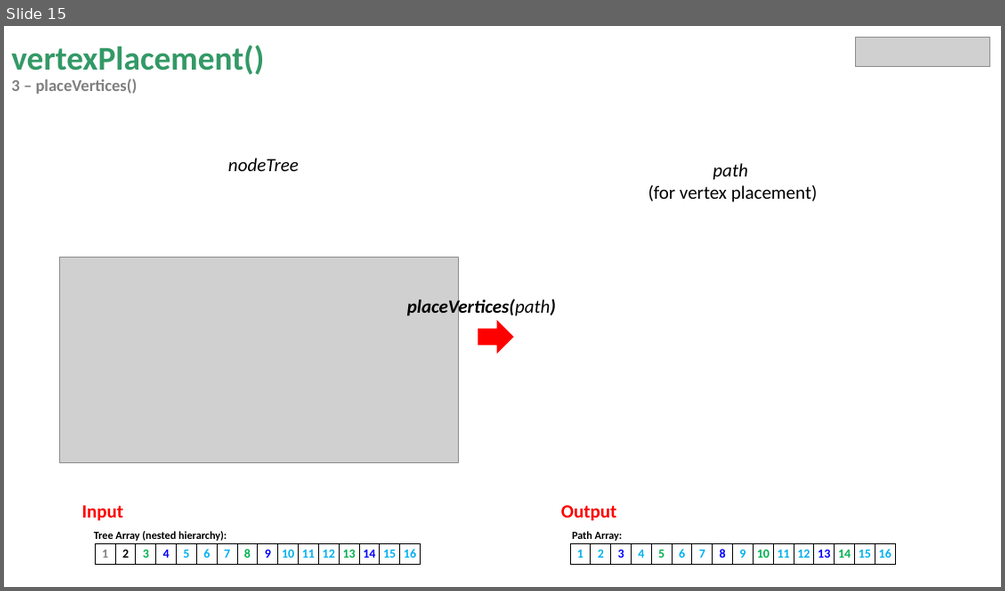
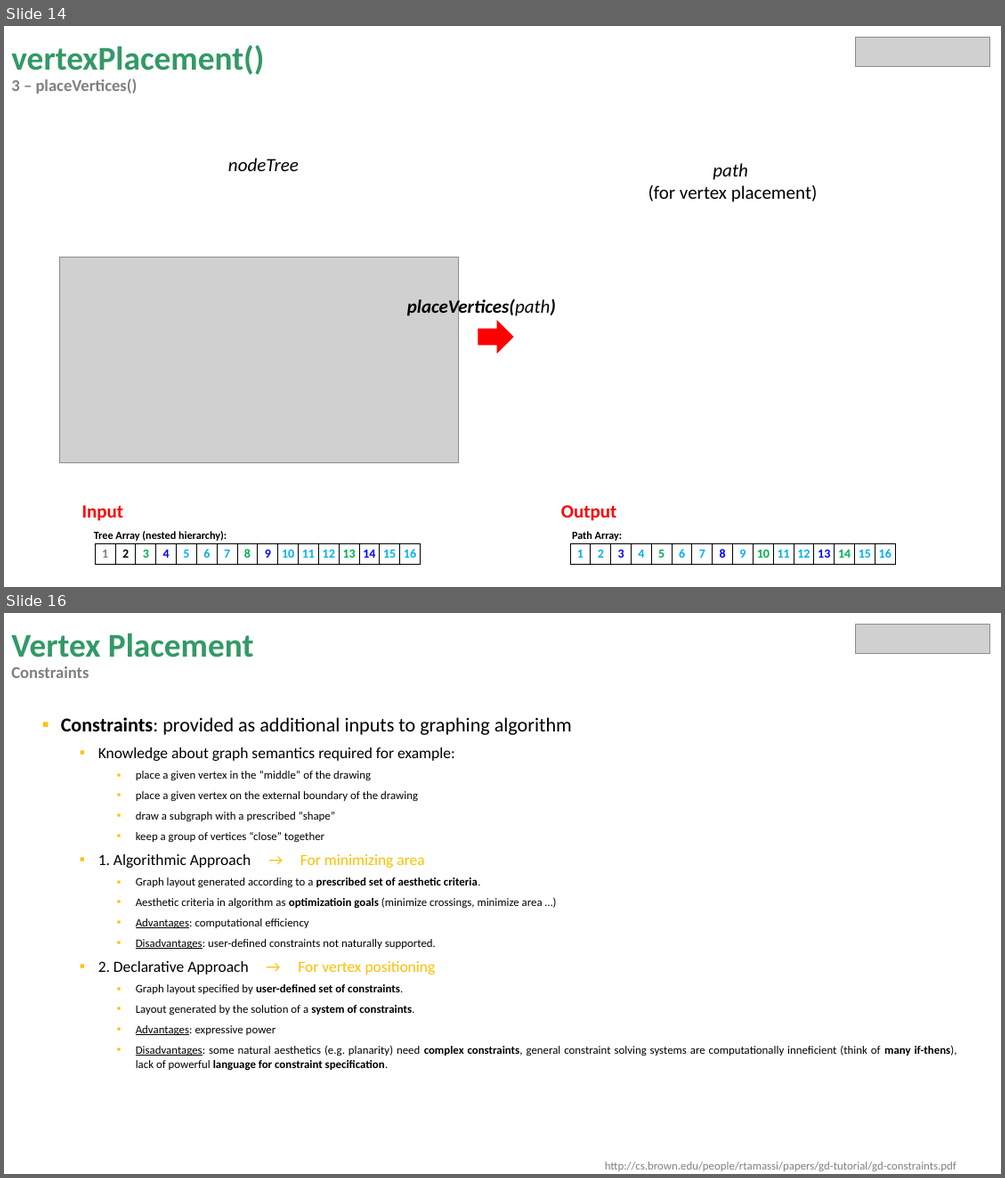
Before and after one commit to miguelrk/tum-mw-bachelorarbeit, a slide deck: 3 Entwicklungsphase/weekly_meeting_11.pptx. Shown one above the other, each under a label of ours: slide 15 before the commit, slides 14 and 16 after it; the slides between them are not shown. The pictures are 1005x591 and 1005x1178 pixels, drawn with LibreOffice and Linux fonts; fonts in the diff are those of the drawing; grey boxes stand for pictures. Boxes give left, top, right and bottom in pixels: in the first picture for what was removed or moved away, otherwise in the second. Text is boxed around its words. In the diff, an @@ line names an element or a change of style, - is before the commit and + after.

Commit message:
Implements constraint specification and graphing algorithm in vertexPlacement function

```diff
--- a/3 Entwicklungsphase/weekly_meeting_11.pptx
+++ b/3 Entwicklungsphase/weekly_meeting_11.pptx
@@ slide 16 added at box(4, 613, 1001, 1174), background #FFFFFF @@
@@ title added at box(11, 633, 254, 678), 32 pt, text #339966, bold @@
+Vertex Placement
+Constraints
@@ picture added at box(856, 625, 990, 653) @@
@@ text added at box(61, 717, 957, 1171), 11 pt, text #000000 @@
+▪ Constraints: provided as additional inputs to graphing algorithm
+  ▪ Knowledge about graph semantics required for example:
+    ▪ place a given vertex in the “middle” of the drawing
+    ▪ place a given vertex on the external boundary of the drawing
+    ▪ draw a subgraph with a prescribed “shape”
+    ▪ keep a group of vertices “close” together
+  ▪ 1. Algorithmic Approach → For minimizing area
+    ▪ Graph layout generated according to a prescribed set of aesthetic criteria.
+    ▪ Aesthetic criteria in algorithm as optimizatioin goals (minimize crossings, minimize area …)
+    ▪ Advantages: computational efficiency
+    ▪ Disadvantages: user-defined constraints not naturally supported.
+  ▪ 2. Declarative Approach → For vertex positioning
+    ▪ Graph layout specified by user-defined set of constraints.
+    ▪ Layout generated by the solution of a system of constraints.
+    ▪ Advantages: expressive power
+    ▪ Disadvantages: some natural aesthetics (e.g. planarity) need complex constraints, general constraint solving systems are computationally inneficient (think of many if-thens), lack of powerful language for constraint specification.
+    http://cs.brown.edu/people/rtamassi/papers/gd-tutorial/gd-constraints.pdf
@@ what was slide 15 is now slide 14 @@
```
Also in this commit, not shown: 2 slides changed, 22 other files.
